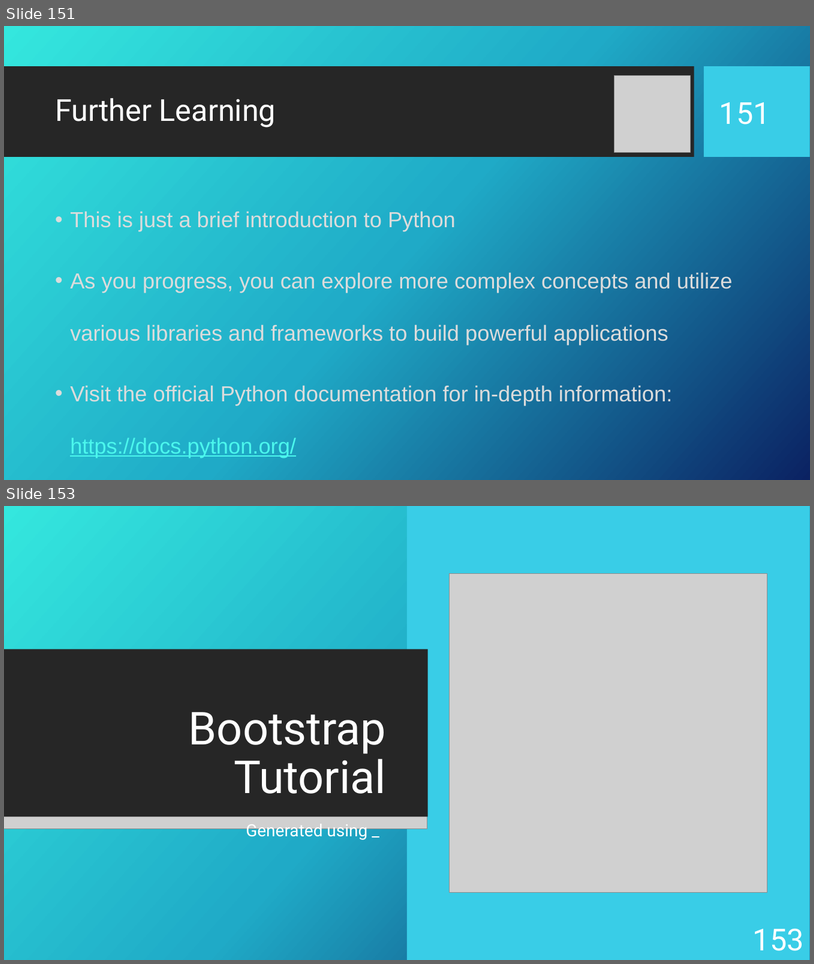
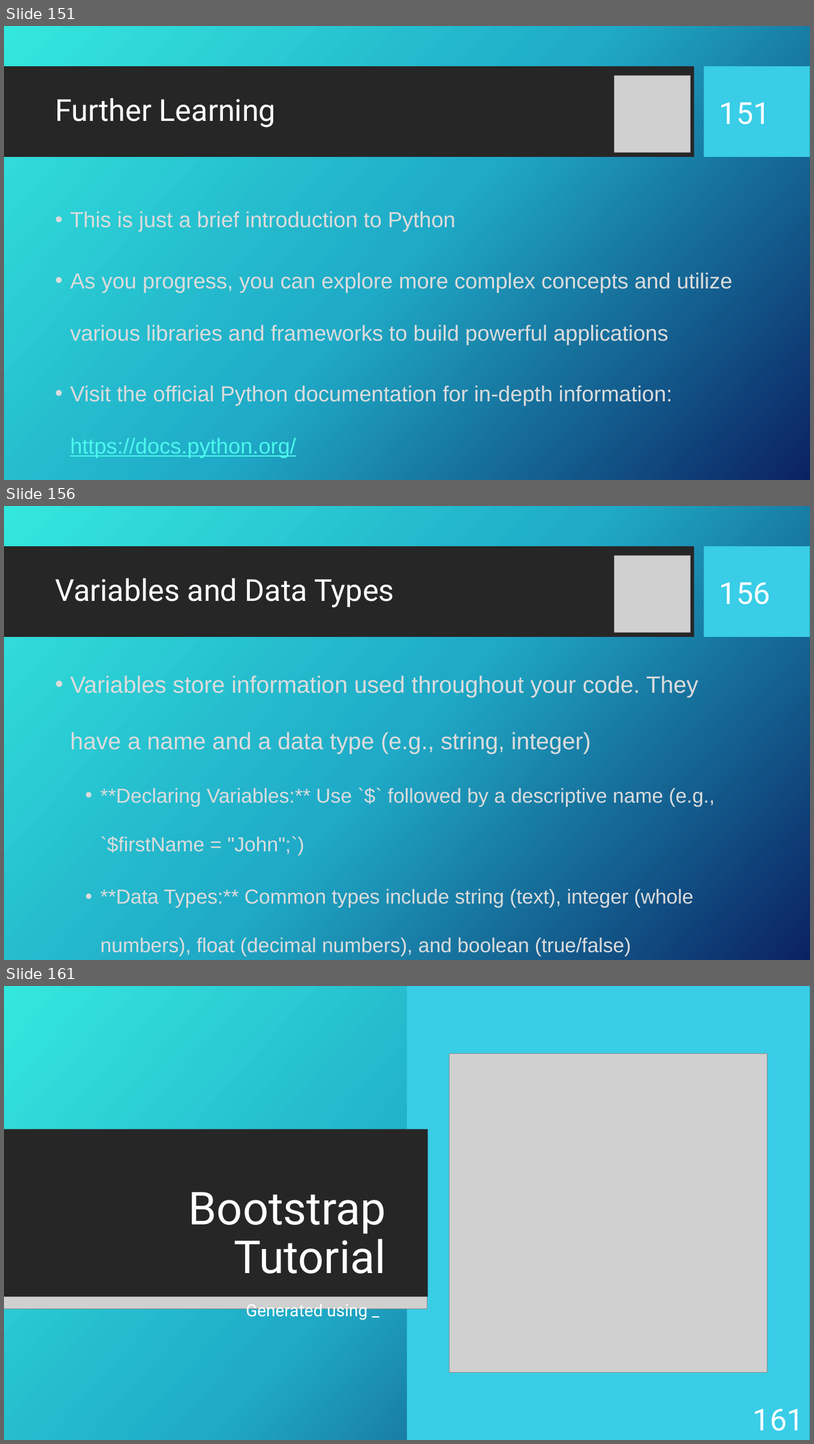
Before and after one commit to KurtAbraham/CS451, a slide deck: CS 451-KAbraham-Internet Technologies Tutorials.pptx. Shown one above the other, each under a label of ours: slides 151 and 153 before the commit, slides 151, 156 and 161 after it; the slides between them are not shown. The pictures are 814x964 and 814x1444 pixels, drawn with LibreOffice and Linux fonts; fonts in the diff are those of the drawing; grey boxes stand for pictures; background and template pictures are left out. Boxes give left, top, right and bottom in pixels: in the first picture for what was removed or moved away, otherwise in the second. Text is boxed around its words. In the diff, an @@ line names an element or a change of style, - is before the commit and + after.

```diff
--- a/CS 451-KAbraham-Internet Technologies Tutorials.pptx
+++ b/CS 451-KAbraham-Internet Technologies Tutorials.pptx
@@ slide 156 added at <box>4,506,810,960</box>, background picture (left out); not listed: 2 template elements that a slide beside it also shows @@
@@ picture added at <box>614,556,690,632</box> @@
@@ title added at <box>55,578,395,607</box>, 36 pt, text #FFFFFF @@
+Variables and Data Types
@@ page number added at <box>720,582,771,604</box>, 36 pt, text #FFFFFF @@
+156
@@ text added at <box>70,675,716,956</box>, 24 pt, text #DCDCDC @@
+• Variables store information used throughout your code. They have a name and a data type (e.g., string, integer)
+  • **Declaring Variables:** Use `$` followed by a descriptive name (e.g., `$firstName = "John";`)
+  • **Data Types:** Common types include string (text), integer (whole numbers), float (decimal numbers), and boolean (true/false)
@@ what was slide 153 is now slide 161 @@
@@ page number at <box>753,1408,804,1431</box>: text changed @@
-153
+161
```
Also in this commit, not shown: 2 slides changed, 7 other slides added.
